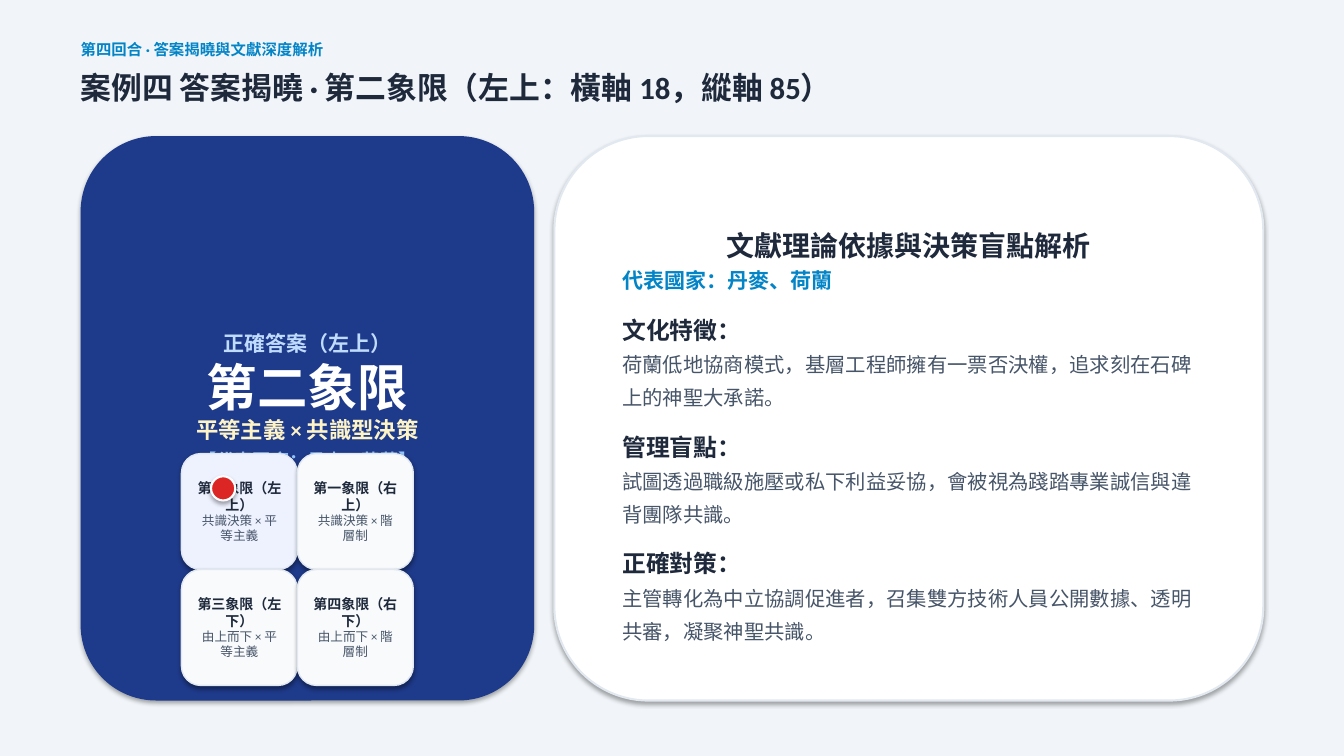
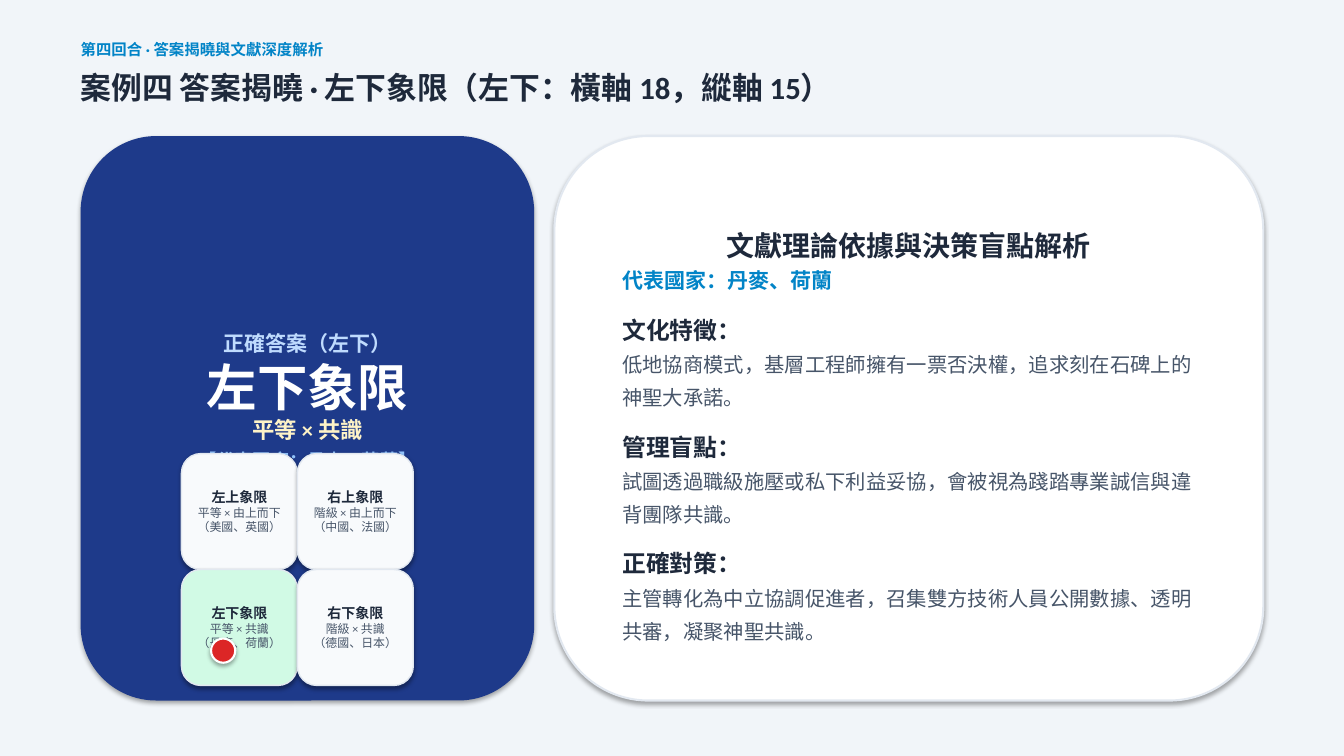
Before and after one commit to routerdd1818-tech/OB, a slide deck: slide 12 of 誰是文化王_備案簡報_Who_Is_Culture_King.pptx. Drawn at 1344x756 pixels with LibreOffice and Linux fonts; fonts in the diff are those of the drawing. Boxes give left, top, right and bottom in pixels: in the first picture for what was removed or moved away, otherwise in the second. Text is boxed around its words. In the diff, an @@ line names an element or a change of style, - is before the commit and + after.

Commit message:
feat: align quadrant layout strictly with literature (top: 由上而下, bottom: 共識決策, left: 較平等, right: 重階層)

```diff
--- a/誰是文化王_備案簡報_Who_Is_Culture_King.pptx
+++ b/誰是文化王_備案簡報_Who_Is_Culture_King.pptx
@@ text at [81, 72, 832, 103]: text changed @@
-案例四 答案揭曉 · 第二象限（左上：橫軸 18，縱軸 85）
+案例四 答案揭曉 · 左下象限（左下：橫軸 18，縱軸 15）
@@ text in rounded rectangle at [207, 333, 409, 440]: text changed; size 16 to 15 pt; text colour #FEF3C7 to #BFDBFE @@
-正確答案（左上）
-第二象限
-平等主義 × 共識型決策
+正確答案（左下）
+左下象限
+平等 × 共識
@@ text in rounded rectangle at [622, 355, 1191, 407]: text changed @@
-荷蘭低地協商模式，基層工程師擁有一票否決權，追求刻在石碑上的神聖大承諾。
+低地協商模式，基層工程師擁有一票否決權，追求刻在石碑上的神聖大承諾。
@@ rounded rectangle "左上象限" at [181, 454, 297, 570]: fill #EEF2FF to #F8FAFC @@
@@ text in rounded rectangle at [198, 490, 281, 532]: text changed; size 9 to 8.5 pt @@
-第二象限（左上）
-共識決策 × 平等主義
+左上象限
+平等 × 由上而下
+（美國、英國）
@@ text in rounded rectangle at [250, 490, 386, 501]: text changed @@
-🎯 靶心座標：(18, 85)
+🎯 靶心座標：(18, 15)
@@ text in rounded rectangle at [314, 490, 397, 532]: text changed; size 10 to 8.5 pt; text colour #1E293B to #475569; bold off @@
-第一象限（右上）
-共識決策 × 階層制
+右上象限
+階級 × 由上而下
+（中國、法國）
@@ rounded rectangle "左下象限" at [181, 570, 297, 686]: fill #F8FAFC to #D1FAE5 @@
@@ text in rounded rectangle at [198, 606, 281, 651]: text changed; size 9 to 8.5 pt @@
-第三象限（左下）
-由上而下 × 平等主義
+左下象限
+平等 × 共識
+（丹麥、荷蘭）
@@ text in rounded rectangle at [314, 606, 397, 648]: text changed; size 10 to 8.5 pt; text colour #1E293B to #475569; bold off @@
-第四象限（右下）
-由上而下 × 階層制
+右下象限
+階級 × 共識
+（德國、日本）
@@ ellipse: place and size @@
-ellipse at [211, 476, 235, 500]
+ellipse at [211, 638, 235, 662]
```
Also in this commit, not shown: 5 other slides changed, 7 other files.
